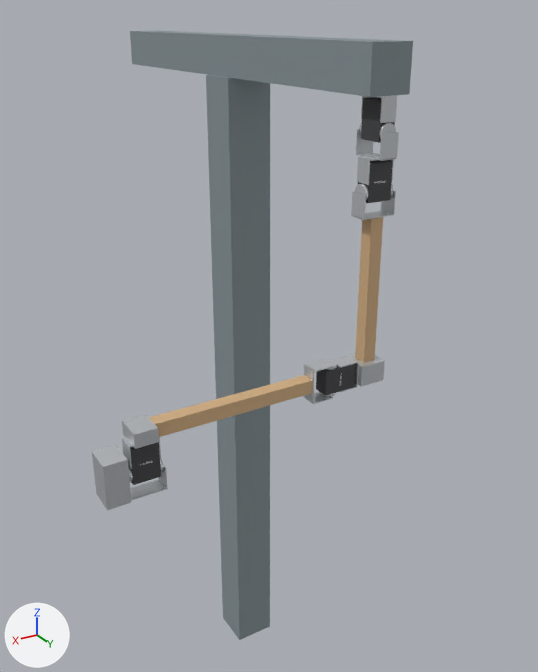
Before and after pictures for a commit that changed the Blender file projects/3d/gazebo/URDF-Humanoid-Arm/base-joint.blend.
Rendered twice from a 50 mm lens placed at (0.8, 1.462, 0.717), pointed at (-0.007, 0.116, 0.044). The axes (+X, +Y, +Z) are drawn at lower left. The lights are the same throughout. The older version comes first.

The scene before the commit, as lines of its bpy script (objects in view):
```python
ob_elbow_joint = bpy.data.objects.new('elbow_joint', None)
ob_elbow_joint.location = (0.083, 0.474, 0.112)
ob_elbow_joint.rotation_euler = (1.571, 0.0, 1.571)  # degrees (90, 0, 90)
ob_fixed_bracket = bpy.data.objects.new('fixed_bracket', me_cube_004)
ob_fixed_bracket.parent = ob_servo_body
ob_fixed_bracket.location = (0.0, 0.0, 0.044)
ob_hub_left = bpy.data.objects.new('hub_left', me_cylinder)
ob_hub_left.parent = ob_frame___hub_left
ob_hub_left.location = (0.0, -0.00085, 0.0)
ob_hub_left.rotation_euler = (1.571, 0.0, 0.0)  # degrees (90, 0, 0)
ob_rotating_bracket = bpy.data.objects.new('rotating_bracket', me_cube_007)
ob_rotating_bracket.parent = ob_base_joint
ob_rotating_bracket.location = (0.0, 0.0, 0.0415)
ob_servo_body = bpy.data.objects.new('servo_body', me_cube_003)
ob_servo_body.parent = ob_frame___servo_body
ob_servo_body.location = (0.0, 0.0, 0.0)
ob_shoulder_roll___frame___fixed_bracket = bpy.data.objects.new('Shoulder roll - Frame - fixed_bracket', None)
ob_shoulder_roll___frame___fixed_bracket.parent = ob_base_joint
ob_shoulder_roll___frame___fixed_bracket.location = (0.0, 0.474, 1.395)
ob_shoulder_roll___frame___fixed_bracket.rotation_euler = (3.142, 0.0, 1.571)  # degrees (180, 0, 90)
ob_shoulder_roll_joint = bpy.data.objects.new('shoulder_roll_joint', None)
ob_shoulder_roll_joint.location = (0.0, 0.474, 0.444)
ob_shoulder_roll_joint.rotation_euler = (-3.142, 0.0, 1.571)  # degrees (-180, 0, 90)
ob_wooden_forearm = bpy.data.objects.new('wooden_forearm', me_cube_020)
ob_wooden_forearm.parent = ob_elbow_joint
ob_wooden_forearm.location = (0.276, 0.474, 1.011)
ob_wrist_roll_joint = bpy.data.objects.new('wrist_roll_joint', None)
ob_wrist_roll_joint.location = (0.446, 0.474, 0.042)
ob_wrist_roll_joint.rotation_euler = (-3.142, 0.0, 1.571)  # degrees (-180, 0, 90)
# also in view: 'Shoulder roll - servo_body' at (0.0, 0.474, 0.462); 'Wrist2Gripper' at (0.499, 0.474, 0.044); 'Wrist - servo_body' at (0.445, 0.474, 0.059); 'Shoulder roll - rotating_bracket' at (0.0, 0.474, 0.423); 'Wrist mounting adapter' at (0.445, 0.474, 0.112)
```
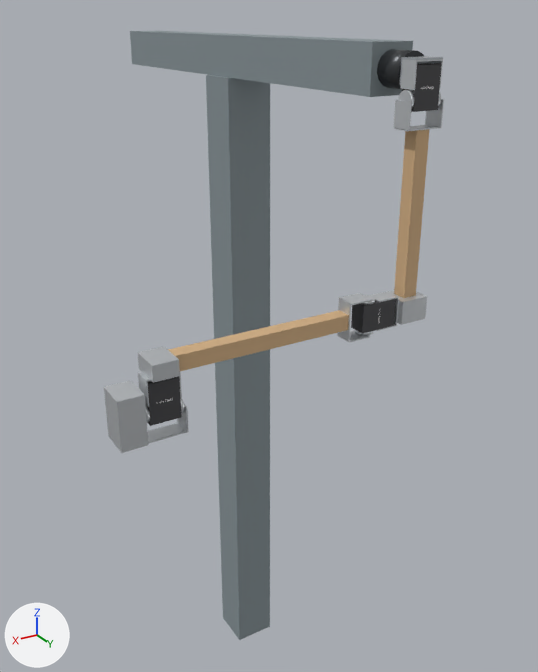
ob_shoulder_roll___frame___fixed_bracket is not drawn itself; it is the parent of ob_shoulder_roll___frame___fixed_bracket_left, ob_shoulder_roll___frame___fixed_bracket_right, ob_shoulder_roll___frame___servo_body.
ob_shoulder_roll_joint is not drawn itself; it is the parent of ob_frame___wooden_arm, ob_shoulder_roll___frame___bracket_left, ob_shoulder_roll___frame___bracket_right, ob_shoulder_roll___frame___hub_left, ob_shoulder_roll___frame___hub_right, ob_shoulder_roll___rotating_bracket.
ob_elbow_joint is not drawn itself; it is the parent of ob_elbow___frame___bracket_left, ob_elbow___frame___bracket_right, ob_elbow___frame___hub_left, ob_elbow___frame___hub_right, ob_elbow___rotating_bracket, ob_wooden_forearm.
ob_wrist_roll_joint is not drawn itself; it is the parent of ob_wrist___frame___bracket_left, ob_wrist___frame___bracket_right, ob_wrist___frame___hub_left, ob_wrist___frame___hub_right, ob_wrist___rotating_bracket.

What differs and where, as boxes [x1, y1, x2, y2] in the pictures (538 x 672 px):
'wooden_forearm', moved
    before: [149, 375, 312, 437]
    after: [168, 310, 349, 371]
'wooden_arm', moved
    before: [355, 217, 383, 363]
    after: [394, 129, 429, 298]
'Wrist2Gripper', moved
    before: [92, 445, 131, 510]
    after: [104, 380, 148, 453]
'Wrist - servo_body', moved
    before: [130, 442, 161, 485]
    after: [147, 376, 182, 426]
'Shoulder roll - servo_body', moved
    before: [358, 160, 393, 203]
    after: [401, 63, 442, 112]
'Elbow - servo_body', moved
    before: [316, 364, 356, 396]
    after: [351, 299, 395, 334]
'Wrist mounting adapter', moved
    before: [122, 414, 159, 449]
    after: [138, 346, 180, 383]
'Shoulder roll - rotating_bracket', moved
    before: [351, 190, 396, 220]
    after: [394, 99, 444, 131]
'Elbow mounting adapter', moved
    before: [350, 354, 385, 387]
    after: [389, 290, 427, 325]
'Elbow - rotating_bracket', moved
    before: [303, 359, 334, 404]
    after: [337, 293, 373, 342]
'Wrist - rotating_bracket', moved
    before: [130, 465, 168, 501]
    after: [148, 405, 189, 444]
'Shoulder roll - fixed_bracket', moved
    before: [357, 156, 394, 185]
    after: [401, 59, 443, 90]
'servo_body', deleted
    before: [361, 97, 395, 143]
'rotating_bracket', deleted
    before: [356, 129, 399, 161]
'Robstride00 - housing', added
    after: [377, 49, 414, 90]
'Elbow - fixed_bracket', moved
    before: [331, 356, 359, 392]
    after: [368, 291, 399, 331]
'Wrist - fixed_bracket', moved
    before: [122, 437, 161, 469]
    after: [138, 372, 182, 407]
'fixed_bracket', deleted
    before: [361, 95, 397, 123]
'Shoulder roll - hub_left', moved
    before: [355, 184, 368, 200]
    after: [398, 90, 414, 109]
'Robstride shoulder mounting adapter', added
    after: [400, 56, 443, 86]
'hub_left', deleted
    before: [380, 123, 396, 138]
'Robstride00 - front cover', added
    after: [398, 51, 424, 81]
'Elbow - hub_left', moved
    before: [324, 361, 337, 370]
    after: [360, 295, 375, 305]
'Wrist - hub_left', moved
    before: [128, 466, 133, 482]
    after: [146, 405, 150, 423]
'Elbow - hub_right', moved
    before: [319, 392, 336, 397]
    after: [355, 330, 373, 335]
'Wrist - hub_right', moved
    before: [160, 460, 163, 473]
    after: [181, 398, 184, 413]
'Shoulder roll - hub_right', moved
    before: [391, 183, 393, 196]
    after: [438, 92, 441, 106]
'Shoulder roll - Servo Label', moved (not visible before)
    after: [421, 86, 434, 89]

Edits to the bpy script that builds the scene:
```text
Remove ob_servo_body:
    ob_servo_body = bpy.data.objects.new('servo_body', me_cube_003)
Remove ob_fixed_bracket:
    ob_fixed_bracket = bpy.data.objects.new('fixed_bracket', me_cube_004)
Remove ob_rotating_bracket:
    ob_rotating_bracket = bpy.data.objects.new('rotating_bracket', me_cube_007)
Remove ob_hub_left:
    ob_hub_left = bpy.data.objects.new('hub_left', me_cylinder)
Change ob_shoulder_roll___frame___fixed_bracket:
    ob_shoulder_roll___frame___fixed_bracket.parent: ob_base_joint -> ob_robstride_shoulder_mounting_adapter
    ob_shoulder_roll___frame___fixed_bracket.matrix_parent_inverse: Matrix(((-1.0, 0.0, 0.0, 0.0), (0.0, 1.0, 0.0, -0.474), (0.0, 0.0, -1.0, 1.443), (0.0, 0.0, 0.0, 1.0))) -> Matrix(((1.0, 0.0, 0.0, 0.0), (0.0, 1.0, 0.0, -0.553), (0.0, 0.0, 1.0, -0.641), (0.0, 0.0, 0.0, 1.0)))
    ob_shoulder_roll___frame___fixed_bracket.location: (0.0, 0.474, 1.395) -> (0.0, 0.57, 0.653)
Change ob_shoulder_roll_joint:
    ob_shoulder_roll_joint.location: (0.0, 0.474, 0.444) -> (0.0, 0.57, 0.601)
Change ob_elbow_joint:
    ob_elbow_joint.location: (0.083, 0.474, 0.112) -> (0.083, 0.57, 0.268)
Change ob_wrist_roll_joint:
    ob_wrist_roll_joint.location: (0.446, 0.474, 0.042) -> (0.446, 0.57, 0.198)
Change ob_servo_label:
    remove ob_servo_label.parent = ob_servo_body
Add ob_robstride_shoulder_mounting_adapter:
    ob_robstride_shoulder_mounting_adapter = bpy.data.objects.new('Robstride shoulder mounting adapter', me_cube_001)  # a box spanning x -0.026..0.026, y -0.0015..0.0015, z -0.02..0.02; a box spanning x -0.026..0.026, y 0.0015..0.0315, z 0.017..0.02; in mat_rs00_output_steel (light grey #cbd1d7)
    ob_robstride_shoulder_mounting_adapter.parent = ob_robstride00___output_flange
    ob_robstride_shoulder_mounting_adapter.location = (0.0, 0.0, 0.002)
    ob_robstride_shoulder_mounting_adapter.rotation_euler = (1.571, 0.0, 0.0)  # degrees (90, 0, 0)
Add ob_robstride00___output_flange:
    ob_robstride00___output_flange = bpy.data.objects.new('Robstride00 - output flange', me_cylinder_010)  # 192 vertices, 98 faces; spans x -0.0175..0.0175, y -0.0175..0.0175, z -0.0005..0.0005; in mat_rs00_output_steel (light grey #cbd1d7)
    ob_robstride00___output_flange.parent = ob_robstride00___output_joint
    ob_robstride00___output_flange.location = (0.0, 0.0, 0.0005)
Add ob_robstride00___output_joint:
    ob_robstride00___output_joint = bpy.data.objects.new('Robstride00 - output joint', None)
    ob_robstride00___output_joint.parent = ob_robstride00
    ob_robstride00___output_joint.location = (0.0, 0.0, 0.051)
Add ob_robstride00:
    ob_robstride00 = bpy.data.objects.new('Robstride00', None)
    ob_robstride00.parent = ob_t_crossbar
    ob_robstride00.location = (0.0, 0.5, 0.0)
    ob_robstride00.rotation_euler = (-1.571, 0.0, 0.0)  # degrees (-90, 0, 0)
Add ob_robstride00___front_cover:
    ob_robstride00___front_cover = bpy.data.objects.new('Robstride00 - front cover', me_cylinder_009)  # a 96-sided cylinder along z spanning x -0.0285..0.0285, y -0.0285..0.0285, z -0.0005..0.0005; in mat_rs00_housing_black (dark grey #45484b)
    ob_robstride00___front_cover.parent = ob_robstride00
    ob_robstride00___front_cover.location = (0.0, 0.0, 0.0505)
Add ob_robstride00___housing:
    ob_robstride00___housing = bpy.data.objects.new('Robstride00 - housing', me_cylinder_008)  # a 96-sided cylinder along z spanning x -0.0285..0.0285, y -0.0285..0.0285, z -0.025..0.025; in mat_rs00_housing_black (dark grey #45484b)
    ob_robstride00___housing.parent = ob_robstride00
    ob_robstride00___housing.location = (0.0, 0.0, 0.025)
```
